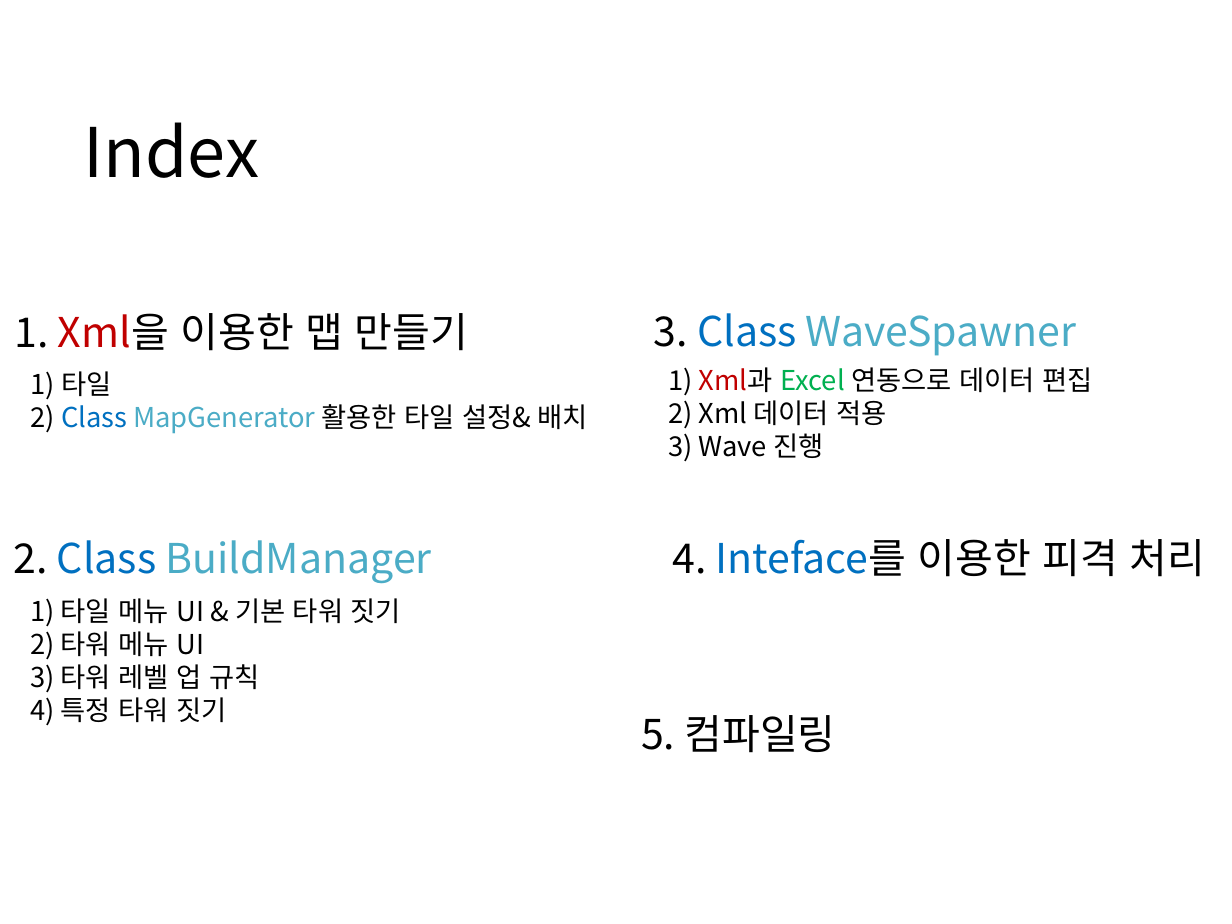
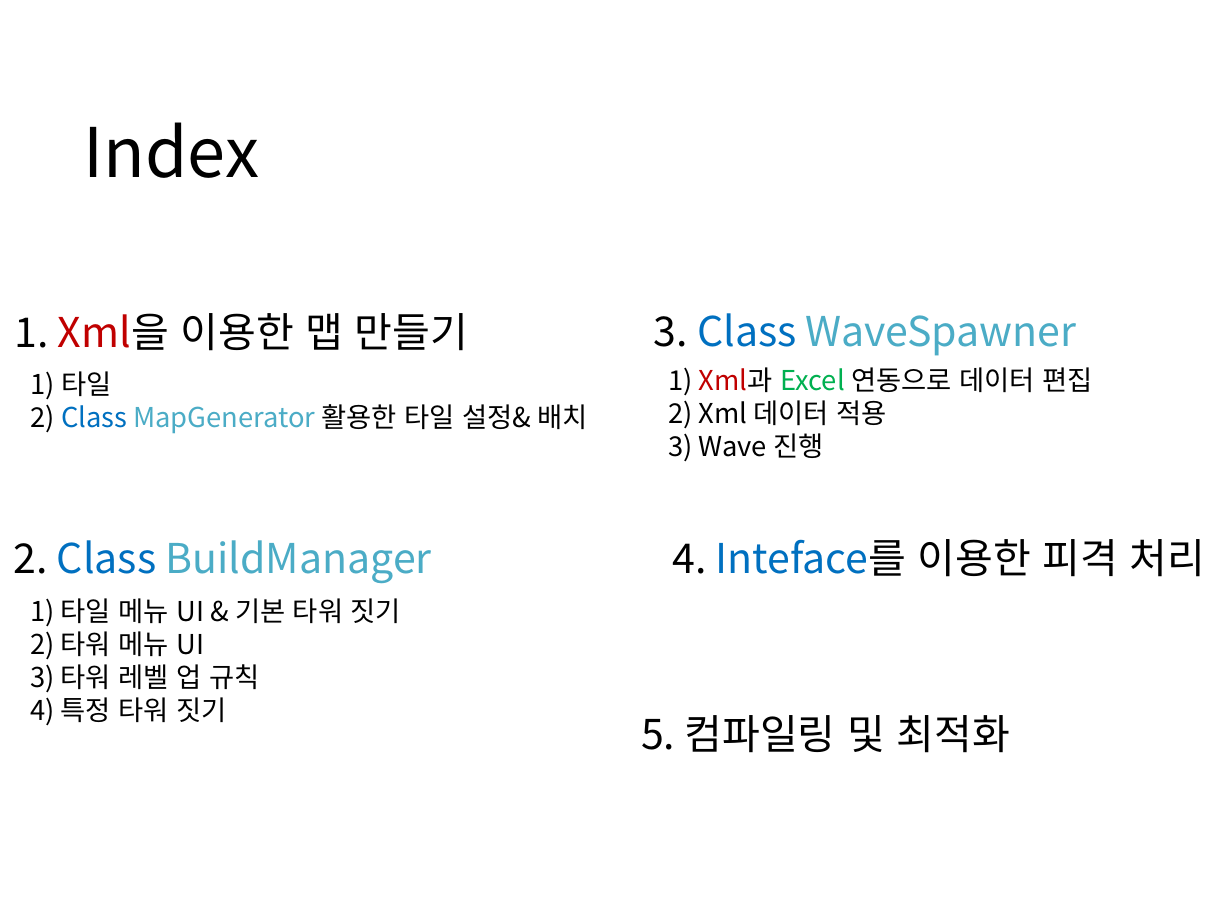
Before and after one commit to hehza90/-Unity-RandomTowerDefense, a slide deck: slide 2 of [Unity] Random Tower Defense.pptx. Drawn at 1232x924 pixels with LibreOffice and Linux fonts; fonts in the diff are those of the drawing. Boxes give left, top, right and bottom in pixels: in the first picture for what was removed or moved away, otherwise in the second. Text is boxed around its words. In the diff, an @@ line names an element or a change of style, - is before the commit and + after.

```diff
--- a/[Unity] Random Tower Defense.pptx
+++ b/[Unity] Random Tower Defense.pptx
@@ text at (641, 715, 1009, 753): text changed @@
-5. 컴파일링
+5. 컴파일링 및 최적화
```
Also in this commit, not shown: 1 other slide changed, 1 slide added, 2 other files.
